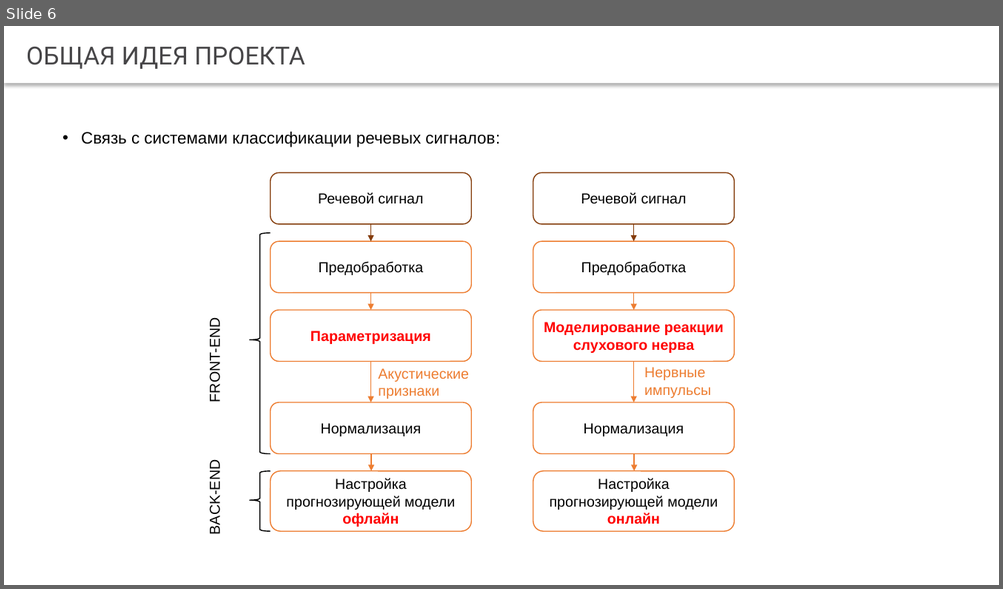
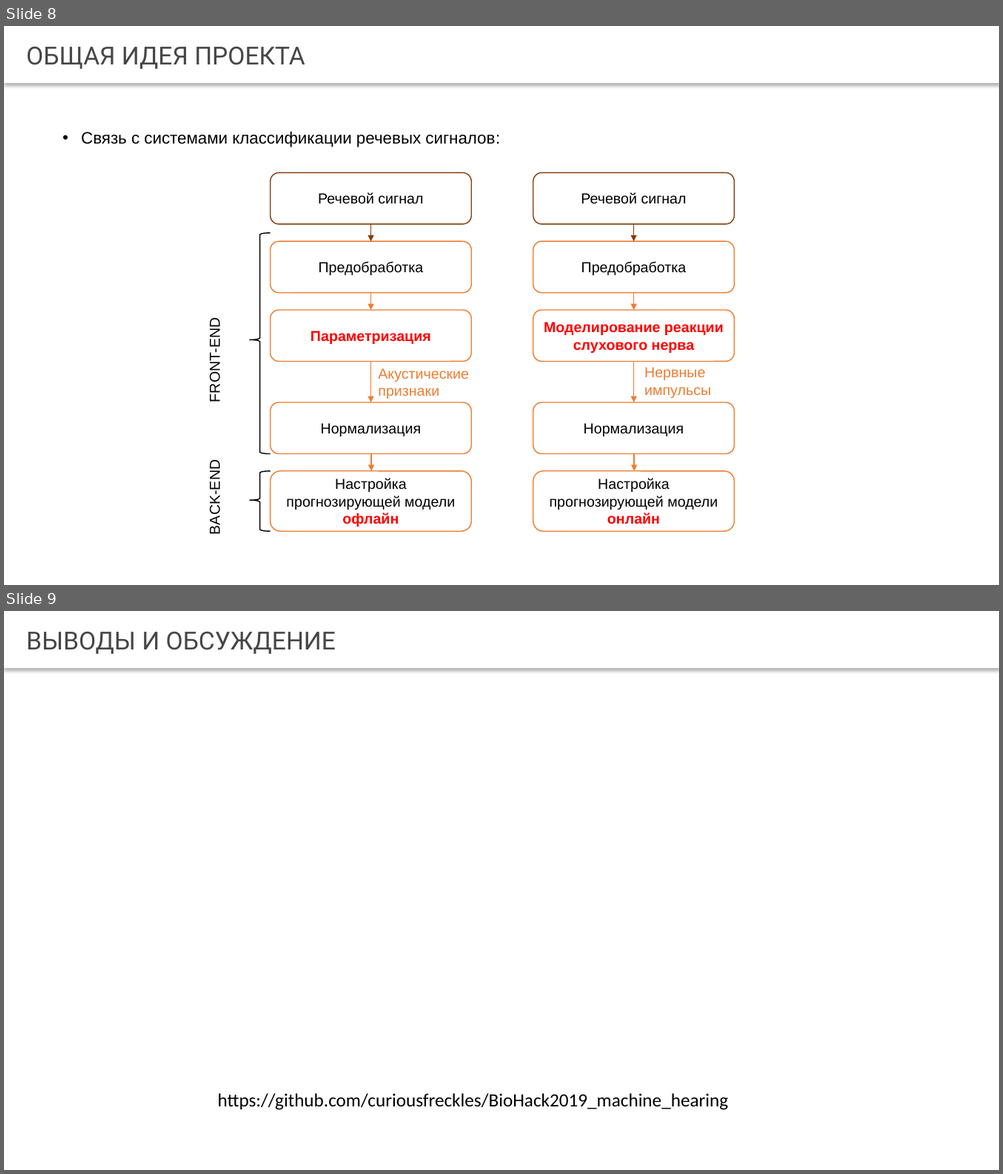
Before and after one commit to curiousfreckles/BioHack2019_machine_hearing, a slide deck: project_presentation.pptx. Shown one above the other, each under a label of ours: slide 6 before the commit, slides 8 and 9 after it. The pictures are 1003x589 and 1003x1174 pixels, drawn with LibreOffice and Linux fonts; fonts in the diff are those of the drawing. Boxes give left, top, right and bottom in pixels: in the first picture for what was removed or moved away, otherwise in the second. Text is boxed around its words. In the diff, an @@ line names an element or a change of style, - is before the commit and + after.

```diff
--- a/project_presentation.pptx
+++ b/project_presentation.pptx
@@ slide 9 added at <box>4,611,999,1170</box>, background #FFFFFF @@
@@ rectangle added at <box>4,611,999,669</box>, fill #FFFFFF, 24 pt, text #464547 @@
+ВЫВОДЫ И ОБСУЖДЕНИЕ
@@ text added at <box>218,1093,728,1111</box>, 18 pt, text #000000 @@
+https://github.com/curiousfreckles/BioHack2019_machine_hearing
@@ what was slide 6 is now slide 8 @@
```
Also in this commit, not shown: 3 slides changed, 1 other file.
